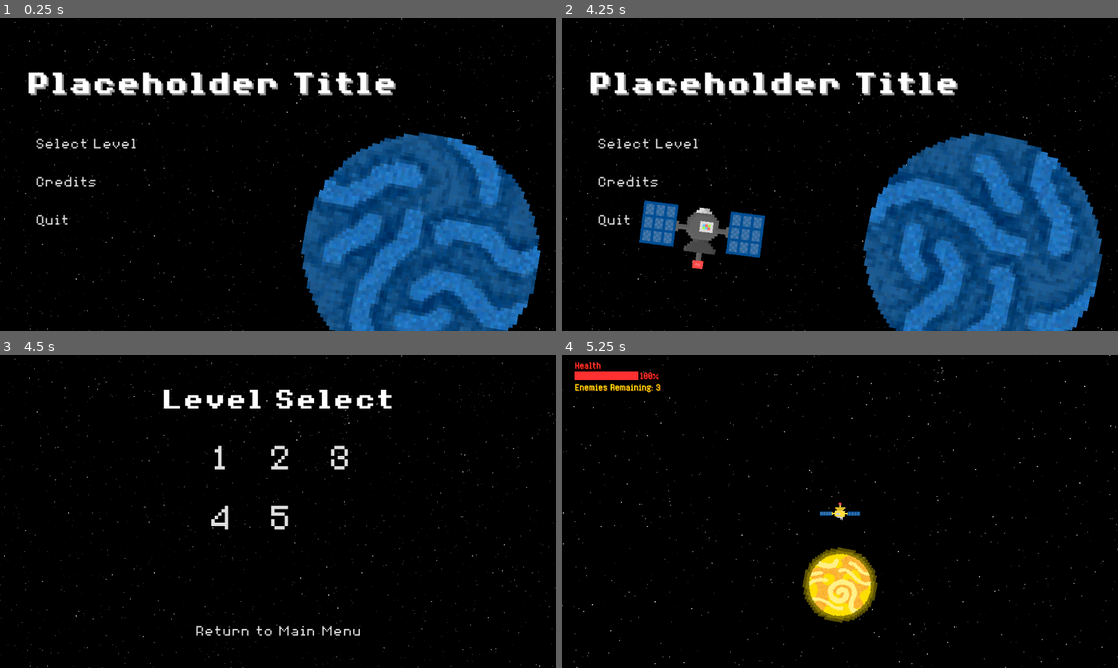
Above: before the commit, frames 1-4 (two rows, left to right).
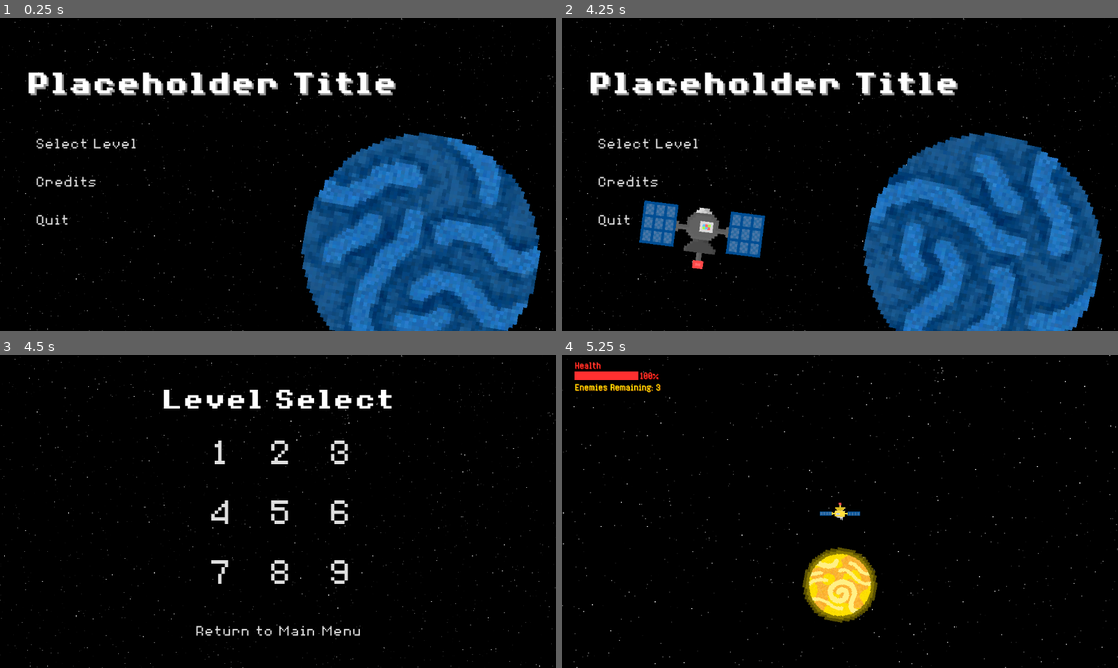
Above: after the commit, the same moments.

Repository: Birb-Games/gmtk-2025
Game: Godot game, scene res://scenes/main.tscn
Two runs of this game, one before a commit and one after it. Both use one fixed random seed, a clock stepped at 60 frames per second and the inputs below.
Inputs (mouse positions are in pixels of both pictures, inside the frame that each line leads up to):
- Up to frame 1 (0.25 s): no input
- Up to frame 2 (4.25 s): move the mouse to (962, 158) at 0.52 s; press the mouse at (962, 158) at 0.53 s; hold Right (right) 0.53-1.28 s; move the mouse to (728, 190) at 1.27 s; release the mouse at (728, 190) at 1.28 s; hold Down (down) 1.28-2.03 s; click (728, 190) at 1.35 s; move the mouse to (895, 105) at 2.02 s; press the mouse at (895, 105) at 2.03 s; hold Right (right) 2.03-2.78 s; tap Mouse wheel up (zoom_camera_in) at 2.1 s; move the mouse to (812, 237) at 2.77 s; release the mouse at (812, 237) at 2.78 s; hold Up (up) 2.78-3.53 s; tap Mouse wheel down (zoom_camera_out) at 2.85 s; click (812, 237) at 3.05 s; move the mouse to (1006, 221) at 3.52 s; press the mouse at (1006, 221) at 3.53 s; hold A (left) from 3.53 s (still down)
- Up to frame 3 (4.5 s): keep holding A (left); move the mouse to (111, 464) at 4.27 s; release the mouse at (111, 464) at 4.28 s; click (111, 464) at 4.35 s
- Up to frame 4 (5.25 s): release A (left) at 5 s; click "2" at 5 s

Frames 1-2 are identical in both runs. In frame 3, 1.3% of the frame differs, in the area x 38-63%, y 27-74%; in frame 4, nothing differs.

Commit message:
added templates for levels 7,8,9 + added level 6

Diff:
--- /dev/null
+++ b/scenes/levels/level6.tscn
@@ -0,0 +1,59 @@
+[gd_scene load_steps=6 format=3 uid="uid://bw5m8ah8dm4io"]
+
+[ext_resource type="PackedScene" uid="uid://2oltjvbyir1q" path="res://scenes/levels/level.tscn" id="1_2jriu"]
+[ext_resource type="PackedScene" uid="uid://1vu1wu57fds4" path="res://scenes/space_objects/giant_planet.tscn" id="2_d7ho1"]
+[ext_resource type="PackedScene" uid="uid://cgx3wsdprifbh" path="res://scenes/satellites/enemy_satellite.tscn" id="3_0ttab"]
+[ext_resource type="PackedScene" uid="uid://bf5p7gle6e1jl" path="res://scenes/asteroid_field.tscn" id="4_7jb18"]
+[ext_resource type="PackedScene" uid="uid://dwlunt4kweprj" path="res://scenes/satellites/rotating_satellite.tscn" id="5_422h2"]
+
+[node name="Level" node_paths=PackedStringArray("center_object") instance=ExtResource("1_2jriu")]
+center_object = NodePath("GiantPlanet")
+asteroid_spawn_time = 5.0
+
+[node name="PlayerSatellite" parent="." index="0"]
+position = Vector2(0, -272)
+min_dist = 200.0
+max_dist = 1000.0
+
+[node name="GiantPlanet" parent="." index="2" instance=ExtResource("2_d7ho1")]
+
+[node name="AsteroidField" parent="." index="3" instance=ExtResource("4_7jb18")]
+inner_radius = 600
+outer_radius = 1000
+asteroid_count = 120
+
+[node name="EnemySatellite" parent="." index="4" instance=ExtResource("3_0ttab")]
+position = Vector2(0, 440)
+shoot_cooldown = 0.2
+orbital_speed = 150.0
+max_health = 15
+
+[node name="EnemySatellite2" parent="." index="5" instance=ExtResource("3_0ttab")]
+position = Vector2(152, 440)
+shoot_cooldown = 0.5
+orbital_speed = 200.0
+
+[node name="EnemySatellite3" parent="." index="6" instance=ExtResource("3_0ttab")]
+position = Vector2(-152, 440)
+shoot_cooldown = 0.5
+orbital_speed = 200.0
+
+[node name="RotatingSatellite" parent="." index="7" instance=ExtResource("5_422h2")]
+position = Vector2(0, 900)
+rotation_speed = 360.0
+shoot_cooldown = 0.1
+max_health = 15
+
+[node name="RotatingSatellite2" parent="." index="8" instance=ExtResource("5_422h2")]
+position = Vector2(-112, 908)
+rotation_speed = 360.0
+shoot_cooldown = 0.1
+orbital_speed = 50.0
+max_health = 15
+
+[node name="RotatingSatellite3" parent="." index="9" instance=ExtResource("5_422h2")]
+position = Vector2(112, 908)
+rotation_speed = 360.0
+shoot_cooldown = 0.1
+orbital_speed = 50.0
+max_health = 15
--- /dev/null
+++ b/scenes/levels/level7.tscn
@@ -0,0 +1,15 @@
+[gd_scene load_steps=3 format=3 uid="uid://c68s8w6bx5eu2"]
+
+[ext_resource type="PackedScene" uid="uid://2oltjvbyir1q" path="res://scenes/levels/level.tscn" id="1_txnnu"]
+[ext_resource type="PackedScene" uid="uid://1vu1wu57fds4" path="res://scenes/space_objects/giant_planet.tscn" id="2_geu6g"]
+
+[node name="Level" node_paths=PackedStringArray("center_object") instance=ExtResource("1_txnnu")]
+center_object = NodePath("GiantPlanet")
+
+[node name="PlayerSatellite" parent="." index="0"]
+position = Vector2(0, -272)
+min_dist = 200.0
+max_dist = 1000.0
+
+[node name="GiantPlanet" parent="." index="2" instance=ExtResource("2_geu6g")]
+modulate = Color(0, 0.490196, 1, 1)
--- /dev/null
+++ b/scenes/levels/level8.tscn
@@ -0,0 +1,15 @@
+[gd_scene load_steps=3 format=3 uid="uid://dce4p4v4ahd7u"]
+
+[ext_resource type="PackedScene" uid="uid://2oltjvbyir1q" path="res://scenes/levels/level.tscn" id="1_mojuh"]
+[ext_resource type="PackedScene" uid="uid://1vu1wu57fds4" path="res://scenes/space_objects/giant_planet.tscn" id="2_24wxv"]
+
+[node name="Level" node_paths=PackedStringArray("center_object") instance=ExtResource("1_mojuh")]
+center_object = NodePath("GiantPlanet")
+
+[node name="PlayerSatellite" parent="." index="0"]
+position = Vector2(0, -272)
+min_dist = 200.0
+max_dist = 1000.0
+
+[node name="GiantPlanet" parent="." index="2" instance=ExtResource("2_24wxv")]
+modulate = Color(0, 0.360784, 1, 1)
--- /dev/null
+++ b/scenes/levels/level9.tscn
@@ -0,0 +1,13 @@
+[gd_scene load_steps=3 format=3 uid="uid://w161n3qp023l"]
+
+[ext_resource type="PackedScene" uid="uid://2oltjvbyir1q" path="res://scenes/levels/level.tscn" id="1_gg3wg"]
+[ext_resource type="PackedScene" uid="uid://b0ggm7x3myuge" path="res://scenes/space_objects/rogue_planet.tscn" id="2_pndvc"]
+
+[node name="Level" node_paths=PackedStringArray("center_object") instance=ExtResource("1_gg3wg")]
+center_object = NodePath("RoguePlanet")
+
+[node name="PlayerSatellite" parent="." index="0"]
+min_dist = 140.0
+max_dist = 1000.0
+
+[node name="RoguePlanet" parent="." index="2" instance=ExtResource("2_pndvc")]
--- a/scenes/space_objects/rogue_planet.tscn
+++ b/scenes/space_objects/rogue_planet.tscn
@@ -4,14 +4,14 @@
 [ext_resource type="Texture2D" uid="uid://cefcp8xl4mse0" path="res://assets/textures/rogue_planet.png" id="2_ywh3l"]
 
 [sub_resource type="CircleShape2D" id="CircleShape2D_j3nti"]
-radius = 71.007
+radius = 98.0051
 
 [node name="RoguePlanet" instance=ExtResource("1_mgmpp")]
 is_static = true
 mass = 200.0
 
 [node name="Sprite2D" parent="." index="0"]
-scale = Vector2(2.25, 2.25)
+scale = Vector2(3, 3)
 texture = ExtResource("2_ywh3l")
 rotation_speed = 2.0
 
--- a/scripts/level.gd
+++ b/scripts/level.gd
@@ -41,7 +41,7 @@
 	var dist = randf_range(player_satellite.min_dist, player_satellite.max_dist)
 	var angle = randf() * 2.0 * PI
 	var pos = Vector2(cos(angle), sin(angle)) * dist
-	if (pos - player_satellite.position).length() < 100.0:
+	if (pos - player_satellite.position).length() < 150.0:
 		return
 	var asteroid: SpaceObject = asteroid_scene.instantiate()
 	asteroid.position = pos
